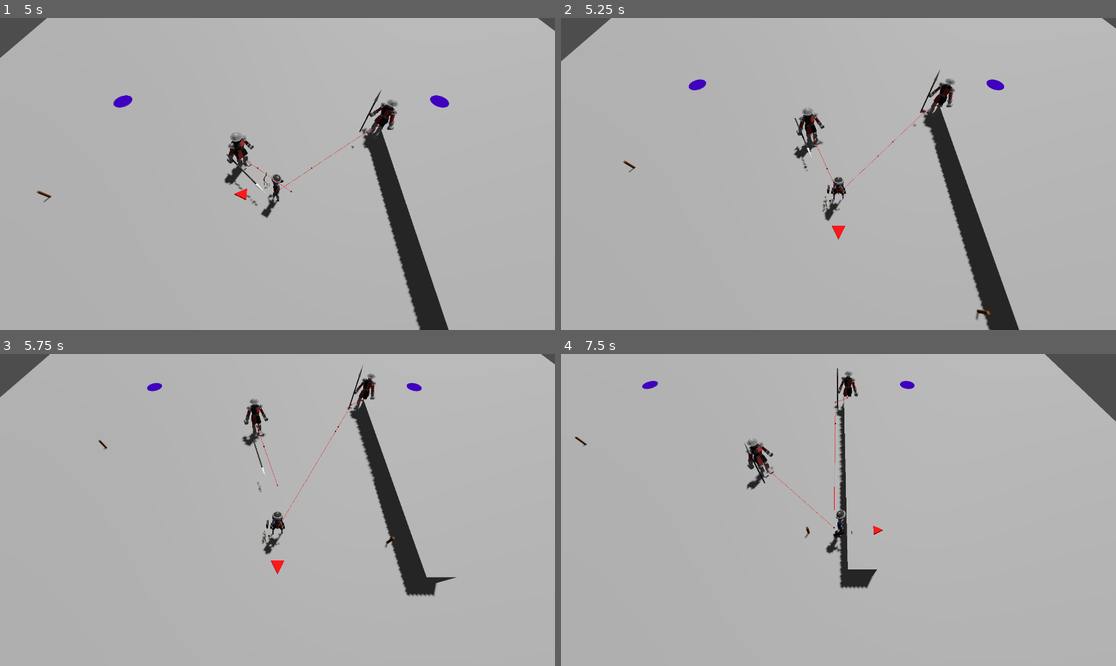
Above: before the commit, frames 1-4 (two rows, left to right).
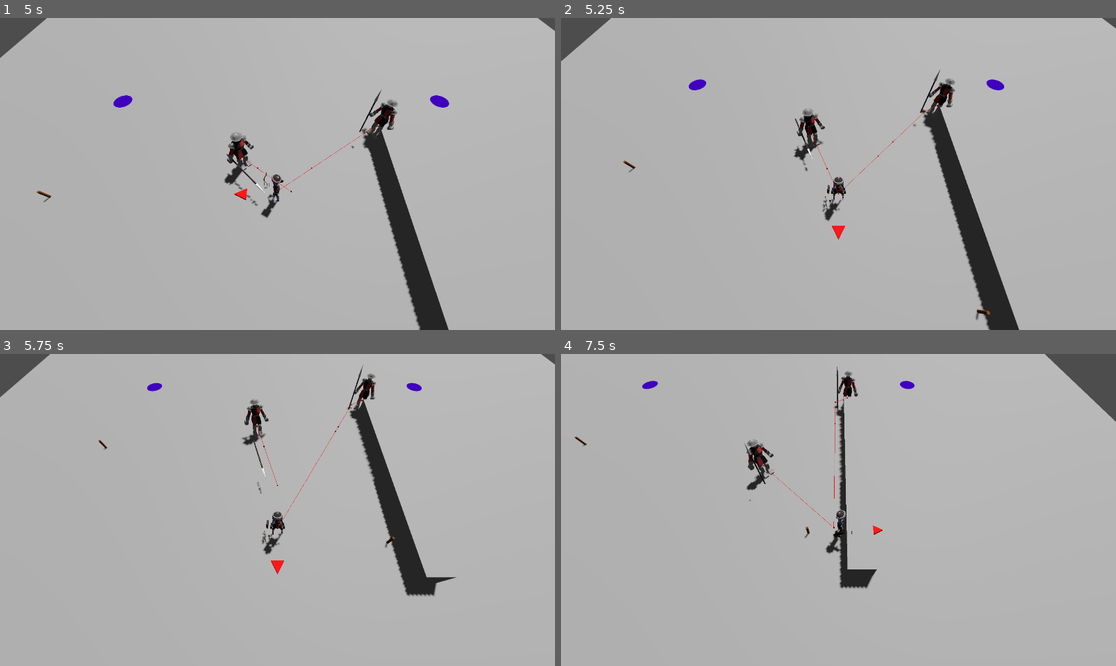
Above: after the commit, the same moments.

Repository: xHappyface/watch-your-steppe
Game: Godot game, scene res://scenes/game.tscn
Two runs of this game, one before a commit and one after it. Both use one fixed random seed, a clock stepped at 60 frames per second and the inputs below.
Inputs:
- Up to frame 1 (5 s): tap Enter at 0.5 s; hold D (move_right) 0.53-1.28 s; tap Shift (dash) at 0.6, 2.85 s; hold S (move_down) 1.28-2.03 s; tap Space (fire) at 1.35 s; hold D (move_right) 2.03-2.78 s; hold Ctrl (hold) 2.03-2.78 s; hold W (move_up) 2.78-3.53 s; hold Space (fire) 3.53-4.28 s; hold A (move_left) from 3.53 s (still down); tap Ctrl (hold) at 4.35 s
- Up to frame 2 (5.25 s): release A (move_left) at 5.03 s; hold S (move_down) from 5.03 s (still down); tap Shift (dash) at 5.1 s
- Up to frame 3 (5.75 s): keep holding S (move_down)
- Up to frame 4 (7.5 s): release S (move_down) at 5.78 s; hold D (move_right) 5.78-6.53 s; tap Space (fire) at 5.85 s; hold W (move_up) 6.53-7.28 s; hold Ctrl (hold) 6.53-7.28 s; hold D (move_right) from 7.28 s (still down); tap Shift (dash) at 7.35 s

Frame 1 is identical in both runs. In frame 2, 0.2% of the frame differs, in the area x 41-49%, y 28-53%; in frame 3, 0.1%; in frame 4, 0.3%, in the area x 2-100%, y 0-72%.

Commit message:
hotfix: increased iframe length

Diff:
--- a/scenes/player.tscn
+++ b/scenes/player.tscn
@@ -346,7 +346,7 @@
 tracks/7/interp = 1
 tracks/7/loop_wrap = true
 tracks/7/keys = {
-"times": PackedFloat32Array(0, 0.1, 0.2),
+"times": PackedFloat32Array(0, 0.05, 0.2),
 "transitions": PackedFloat32Array(1, 1, 1),
 "update": 1,
 "values": [false, true, false]
--- a/scripts/states/enemies/enemy_state_dead.gd
+++ b/scripts/states/enemies/enemy_state_dead.gd
@@ -2,5 +2,4 @@
 class_name EnemyStateDead
 
 func update(_enemy: Node, _delta: float) -> void:
-	print("dead")
 	pass
